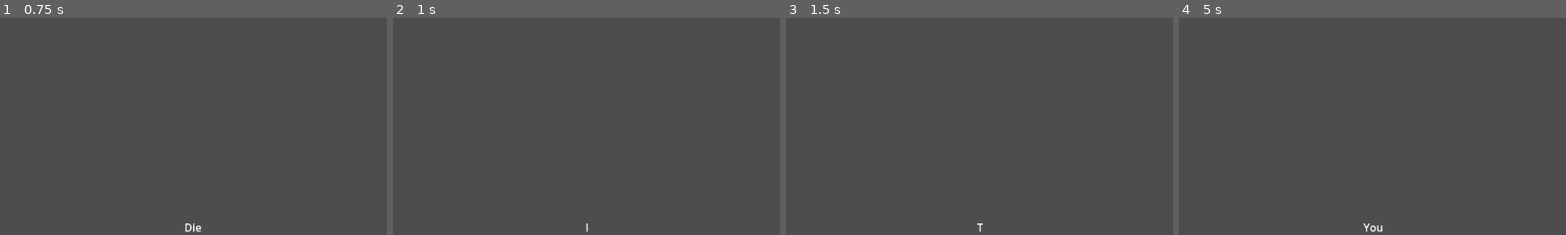
Above: before the commit, frames 1-4 (left to right).
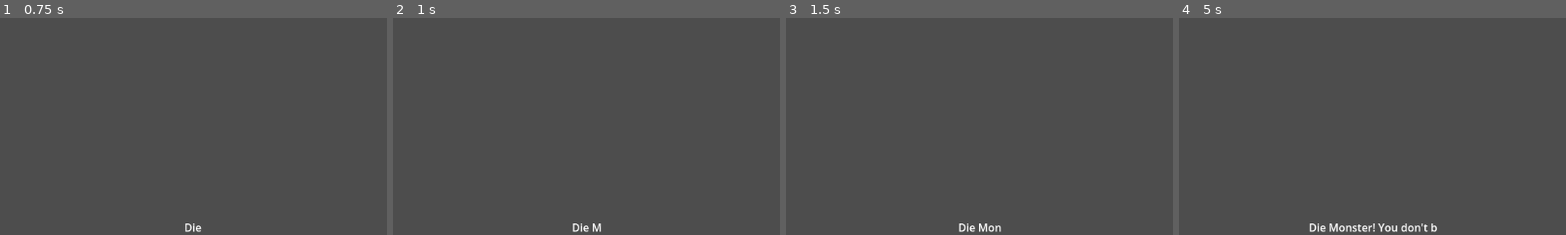
Above: after the commit, the same moments.

Repository: ThePeachyOne/GGJ2025
Game: Godot game, scene res://scenes/subtitle_box.tscn
Same seed, same stepped clock (60 frames per second), same inputs: the game is played once before the commit and once after it. This scene is started directly instead of the project's main scene.
Inputs (mouse positions are % of the whole screen's width and height, from its top left):
- Up to frame 1 (0.75 s): tap Enter at 0.5 s; move the mouse to (72, 45) at 0.52 s; hold D (Walk_Right) from 0.53 s (still down); hold 1 (Select_Number) from 0.53 s (still down)
- Up to frame 2 (1 s): keep holding D (Walk_Right); keep holding 1 (Select_Number); tap Space (Jump) at 0.77 s; tap Q at 0.8 s
- Up to frame 3 (1.5 s): move the mouse to (30, 55) at 1.27 s; release D (Walk_Right) at 1.28 s; release 1 (Select_Number) at 1.28 s; hold S (Walk_Backwards) from 1.28 s (still down); tap Q at 1.35 s
- Up to frame 4 (5 s): tap Space (Jump) at 1.52, 3.02, 3.77, 4.52 s; tap 2 at 1.55, 2.1, 4.55 s; move the mouse to (60, 28) at 2.02 s; release S (Walk_Backwards) at 2.03 s; hold D (Walk_Right) 2.03-2.78 s; tap 3 at 2.3, 2.85 s; move the mouse to (45, 70) at 2.77 s; hold W (Walk_Forward) 2.78-3.53 s; tap 1 (Select_Number) at 3.05 s; move the mouse to (80, 65) at 3.52 s; hold 1 (Select_Number) 3.53-4.28 s; hold A (Walk_Left) from 3.53 s (still down); tap Q at 3.8, 4.35 s; move the mouse to (20, 35) at 4.27 s
The pictures show only the part of the screen within x 25-75%, y 50-100%; the shares and areas given below are measured in that part.

Frame 1 is identical in both runs. In frame 2, 0.2% of the frame differs, in the area x 46-54%, y 94-99%; in frame 3, 0.2%; in frame 4, 0.7%, in the area x 33-67%, y 94-99%.

Commit message:
Dialog restructured into a Cutscene Manager Support for multiple Actors. Switch between Actors at any time.

Diff:
--- a/bubblequest/project.godot
+++ b/bubblequest/project.godot
@@ -19,6 +19,10 @@
 
 version_control/plugin_name="GitPlugin"
 version_control/autoload_on_startup=true
+
+[global_group]
+
+Actor="An actor in a cutscene."
 
 [input]
 
--- /dev/null
+++ b/bubblequest/scenes/Actor.tscn
@@ -0,0 +1,13 @@
+[gd_scene load_steps=3 format=3 uid="uid://l3s1w32bk73d"]
+
+[ext_resource type="Script" path="res://scripts/actor.gd" id="1_f2ijj"]
+[ext_resource type="PackedScene" uid="uid://c8f5iix2o0dfv" path="res://scenes/subtitle_box.tscn" id="2_lki5m"]
+
+[node name="Actor" type="Node" groups=["Actor"]]
+script = ExtResource("1_f2ijj")
+sourceTextPath = "res://assets/text/TEST_richter_dialog.txt"
+
+[node name="SubtitleBox" parent="." instance=ExtResource("2_lki5m")]
+sourceTextPath = ""
+toggle_type_by_char = false
+type_speed = 1
--- /dev/null
+++ b/bubblequest/scenes/CutsceneManager.tscn
@@ -0,0 +1,52 @@
+[gd_scene load_steps=3 format=3 uid="uid://bmhon2p6ohvc3"]
+
+[ext_resource type="Script" path="res://scripts/cutscene_manager.gd" id="1_ox8f1"]
+[ext_resource type="PackedScene" uid="uid://l3s1w32bk73d" path="res://scenes/Actor.tscn" id="2_xsq5q"]
+
+[node name="CutsceneManager" type="Node"]
+script = ExtResource("1_ox8f1")
+option_text_file = "res://assets/text/TEST_choices.txt"
+
+[node name="Richter" parent="." instance=ExtResource("2_xsq5q")]
+text_color = Color(0.0867468, 0.241061, 0.999986, 1)
+
+[node name="Dracula" parent="." instance=ExtResource("2_xsq5q")]
+sourceTextPath = "res://assets/text/TEST_dracula_dialog.txt"
+text_color = Color(0.699171, 0, 0.170923, 1)
+
+[node name="MarginContainer" type="MarginContainer" parent="."]
+anchors_preset = 12
+anchor_top = 1.0
+anchor_right = 1.0
+anchor_bottom = 1.0
+offset_top = -1.0
+grow_horizontal = 2
+grow_vertical = 0
+
+[node name="HBoxContainer" type="HBoxContainer" parent="MarginContainer"]
+visible = false
+layout_mode = 2
+
+[node name="Option 1" type="Label" parent="MarginContainer/HBoxContainer"]
+visible = false
+layout_mode = 2
+size_flags_horizontal = 3
+text = "This is some text."
+horizontal_alignment = 1
+vertical_alignment = 1
+
+[node name="Option 2" type="Label" parent="MarginContainer/HBoxContainer"]
+visible = false
+layout_mode = 2
+size_flags_horizontal = 3
+text = "This is some different text."
+horizontal_alignment = 1
+vertical_alignment = 1
+
+[node name="Option 3" type="Label" parent="MarginContainer/HBoxContainer"]
+visible = false
+layout_mode = 2
+size_flags_horizontal = 3
+text = "Your mother."
+horizontal_alignment = 1
+vertical_alignment = 1
--- a/bubblequest/scenes/subtitle_box.tscn
+++ b/bubblequest/scenes/subtitle_box.tscn
@@ -38,7 +38,7 @@
 visible = false
 layout_mode = 2
 size_flags_horizontal = 3
-text = "Option 1"
+text = "This is some text."
 horizontal_alignment = 1
 vertical_alignment = 1
 
@@ -46,7 +46,7 @@
 visible = false
 layout_mode = 2
 size_flags_horizontal = 3
-text = "Option 2"
+text = "This is some different text."
 horizontal_alignment = 1
 vertical_alignment = 1
 
@@ -54,13 +54,13 @@
 visible = false
 layout_mode = 2
 size_flags_horizontal = 3
-text = "Option 3"
+text = "Your mother."
 horizontal_alignment = 1
 vertical_alignment = 1
 
 [node name="Label" type="Label" parent="MarginContainer"]
 layout_mode = 2
-text = "This is some default text"
+text = "Die Monster! You don't belong in this world!"
 horizontal_alignment = 1
 
 [node name="TextureRect" type="TextureRect" parent="."]
@@ -74,3 +74,4 @@
 texture = SubResource("GradientTexture1D_ykarv")
 
 [node name="Timer" type="Timer" parent="."]
+wait_time = 0.2
--- /dev/null
+++ b/bubblequest/scripts/actor.gd
@@ -0,0 +1,68 @@
+class_name Actor
+extends Node
+
+@export_group("Files for Children")
+## The path to the dialog file that will be used by the child SubtitleBox
+@export_file("*.txt") var sourceTextPath: String
+
+## The color of the text in the subtitle box.
+@export var text_color: Color = Color.WHITE
+
+@onready var subtitles: SubtitleBox = $SubtitleBox
+
+## Check for if this character is currently speaking.
+var is_talking: bool = false
+
+# Called when the node enters the scene tree for the first time.
+func _ready():
+	subtitles.sourceTextPath = sourceTextPath
+	subtitles.set_text_color(text_color)
+	subtitles._ready()
+
+# Called every frame. 'delta' is the elapsed time since the previous frame.
+func _process(delta):
+	pass
+
+## Called by CutsceneManager when it's this Actor's turn to speak.
+func gain_subtitle_focus():
+	is_talking = true
+	subtitles.visible = true
+
+# Called by CutsceneManager when it's another Actor's turn to speak.
+func lose_subtitle_focus():
+	is_talking = false
+	subtitles.visible = false
+
+## Advance this Actor's subtitles to the next phase.
+func advance_textbox():
+	if is_talking:
+		subtitles.advance_text()
+
+## Transfer to the next audio sample for this Actor.
+##
+## Since I don't know how to handle this, I'll pass it off to someone else eventually.
+func advance_audio():
+	pass
+
+## Transfer to the next animation for this Actor.
+##
+## Since I don't know how to handle this, I'll pass it off to someone else eventually.
+func advance_animation():
+	pass
+
+## Trigger change of speaking globally without worrying about handling it individually every time.
+func _on_change_speaker(new_speaker: Actor):
+	#print(new_speaker == self)
+	if new_speaker == self:
+		gain_subtitle_focus()
+	else:
+		lose_subtitle_focus()
+
+## Trigger all special conditions that happen while the player is selecting an option.
+func _on_choosing_option():
+	subtitles.is_selecting_path = true
+
+## Proceed with normal functionality.
+func _on_option_chosen(option: int):
+	subtitles.is_selecting_path = false
+	subtitles.choose_path(option)
--- /dev/null
+++ b/bubblequest/scripts/cutscene_manager.gd
@@ -0,0 +1,95 @@
+extends Node
+
+signal choosing_option
+signal option_chosen
+signal change_speaker(new_speaker: Actor)
+
+## A file containing the text for the dialog boxes.
+@export_file("*.txt") var option_text_file: String
+
+@onready var _temp_actors: Array[Node] = get_tree().get_nodes_in_group("Actor")
+## The list of Actors in this cutscene.
+var actors: Array[Actor]
+
+## The dialog path options that will be displayed in the text boxes.
+## Might be deleted later.
+var dialog_options: PackedStringArray
+
+## The dialog path that has been chosen. Potentially unnecessary?
+var chosen_path: int = -1
+
+## Is the game waiting for the player to select their dialog path?
+var is_awaiting_selection: bool = false
+
+## The actor that is currently speaking. This is probably only going to be used internally.
+var speaking_actor: Actor = null
+
+# Called when the node enters the scene tree for the first time.
+func _ready():
+	# Access the dialog option file and save for later use.
+	var file = FileAccess.open(option_text_file, FileAccess.READ)
+	var temp_dialog_options = file.get_as_text().split("~")
+	for o in temp_dialog_options:
+		dialog_options.append(o.strip_edges())
+	#print(dialog_options)
+
+	# Set the option text for later use.
+	var optionLabels = $MarginContainer/HBoxContainer.get_children()
+	for i in range(dialog_options.size()):
+		optionLabels[i].visible = 1
+		optionLabels[i].text = dialog_options[i]
+
+	# Grab all the Actors in this cutscene.
+	for a in _temp_actors:
+		actors.append(a)
+
+	# Connect signals.
+	for a in actors:
+		change_speaker.connect(a._on_change_speaker)
+		choosing_option.connect(a._on_choosing_option)
+		option_chosen.connect(a._on_option_chosen)
+
+	actors[0].subtitles.set_text_color(Color.GREEN)
+	actors[1].subtitles.set_text_color(Color.RED)
+	get_tree().call_group("Actor", "lose_subtitle_focus")
+	actors[1].gain_subtitle_focus()
+
+	#for a in actors:
+		#print(a.name)
+		#print(a.subtitles.dialogList)
+		#print(a.subtitles.dialogOptions)
+
+
+# Called every frame. 'delta' is the elapsed time since the previous frame.
+func _process(delta):
+	pass
+
+## The majority of this is just for testing purposes.
+func _unhandled_key_input(event: InputEvent):
+	if not is_awaiting_selection and event.is_pressed():
+		match event.keycode:
+			KEY_Q:
+				get_tree().call_group("Actor", "advance_textbox")
+			KEY_MINUS:
+				change_speaker.emit(actors[0])
+			KEY_EQUAL:
+				change_speaker.emit(actors[1])
+
+	if is_awaiting_selection and event.is_action_pressed("Select_Number"):
+		var selected_option: int
+		match event.keycode:
+			KEY_1:
+				selected_option = 0
+			KEY_2:
+				selected_option = 1
+			KEY_3:
+				selected_option = 2
+		if (selected_option >= 0 and selected_option < dialog_options.size() ):
+			option_chosen.emit(selected_option)
+
+## Toggle between the two label holders to display the options that the player can select.
+##
+## This will dynamically scale the size of the text boxes based on how many options are presented.
+##
+func display_options():
+	$MarginContainer/HBoxContainer.visible = true
--- a/bubblequest/subtitle_box.gd
+++ b/bubblequest/subtitle_box.gd
@@ -1,8 +1,12 @@
+class_name SubtitleBox
 extends Control
 #Programmed and FULLY DOCUMENTED by Foxlord.
 
-## A list of Strings separated by what text box they will appear in.
-@onready var dialogList: PackedStringArray = load_file()
+signal out_of_dialog
+
+signal hit_branch
+
+signal dialog_box_advanced
 
 ## The path to the dialog file that will be used by this text box.
 @export_file("*.txt") var sourceTextPath: String
@@ -15,6 +19,9 @@
 
 ## The Label corresponding to this SubtitleBox
 @onready var textBox: Label = $MarginContainer/Label
+
+## A list of Strings separated by what text box they will appear in.
+var dialogList: PackedStringArray
 
 ## Text for the potential routes that can be taken when a dialog path is chosen.
 ##
@@ -39,6 +46,11 @@
 
 # Called when the node enters the scene tree for the first time.
 func _ready():
+	dialogList = load_base_dialog()
+	dialogOptions = load_branch_dialog()
+
+	$MarginContainer/Label.label_settings = LabelSettings.new()
+	$MarginContainer/Label.label_settings.resource_local_to_scene = true
 	if toggle_type_by_char:
 		textBox.text = ""
 		$Timer.timeout.connect(advance_char)
@@ -51,29 +63,6 @@
 func _process(delta):
 	pass
 
-
-## Everything here should be moved to a higher-level handler later.
-func _unhandled_key_input(event: InputEvent):
-	if not is_selecting_path and event.is_pressed():
-		match event.keycode:
-			KEY_Q:
-				advance_text()
-
-	# This should be moved to a higher-level handler to be distributed to all relevant classes eventually.
-	if is_selecting_path and event.is_action_pressed("Select_Number"):
-		var selected_option: int
-		match event.keycode:
-			KEY_1:
-				selected_option = 0
-			KEY_2:
-				selected_option = 1
-			KEY_3:
-				selected_option = 2
-		choose_path(selected_option) if \
-			(selected_option >= 0 and selected_option < dialogOptions.size() ) else choose_path(-1)
-
-
-
 ## Change the text box to the next String in dialogList.
 func advance_text():
 	dialog_tick += 1
@@ -84,7 +73,7 @@
 	# This method of switching paths is subject to change with a global handler.
 	if (dialog_tick >= dialogList.size()):
 		is_selecting_path = true
-		display_options()
+		#display_options()
 		return
 
 	if toggle_type_by_char:
@@ -144,11 +133,49 @@
 	dialog_tick = -1
 	advance_text()
 
+func load_base_dialog() -> PackedStringArray:
+	var file = FileAccess.open(sourceTextPath, FileAccess.READ)
+	if file == null:
+		var temp_error_arr = PackedStringArray()
+		temp_error_arr.append("[FILE WAS NULL]")
+		return temp_error_arr
+	var content = file.get_as_text()
+
+	var dialog = content.get_slice("<SPLIT>", 0)
+	dialog = dialog.strip_edges()
+	dialog = dialog.split("\n")
+
+	file.close()
+	return dialog
+
+func load_branch_dialog() -> PackedStringArray:
+	var file = FileAccess.open(sourceTextPath, FileAccess.READ)
+	if file == null:
+		var temp_error_arr = PackedStringArray()
+		temp_error_arr.append("[FILE WAS NULL]")
+		return temp_error_arr
+	var content = file.get_as_text()
+
+	if not content.contains("<SPLIT>"):
+		var temp_error_arr = PackedStringArray()
+		temp_error_arr.append("[FILE CONTAINED NO BRANCHING DIALOG]")
+		return temp_error_arr
+	# Find the choices and split them up accordingly.
+	var temp_options = content.get_slice( "</SPLIT>", 0)
+	temp_options = temp_options.get_slice( "<SPLIT>", 1)
+	temp_options = temp_options.split("<CHOICE>")
+
+	return temp_options
+
+
 ## Look at the .txt file given and split on newline.
 ##
 ## Subject to adding further functionality.
 func load_file():
 	var file = FileAccess.open(sourceTextPath, FileAccess.READ)
+	if file == null:
+		dialogOptions.append("[FAILED TO LOAD FILE]")
+		return dialogOptions
 	var content = file.get_as_text()
 
 	var label_parser: RegEx = RegEx.new()
@@ -181,3 +208,7 @@
 	#print("Options: ")
 	#print(split_options)
 	return dialog
+
+## A helper function to change the color of the text in the textbox.
+func set_text_color(color: Color):
+	$MarginContainer/Label.label_settings.font_color = color
Not shown, added: bubblequest/assets/text/TEST_choices.txt
Not shown, added: bubblequest/assets/text/TEST_dracula_dialog.txt
Not shown, added: bubblequest/assets/text/TEST_richter_dialog.txt
